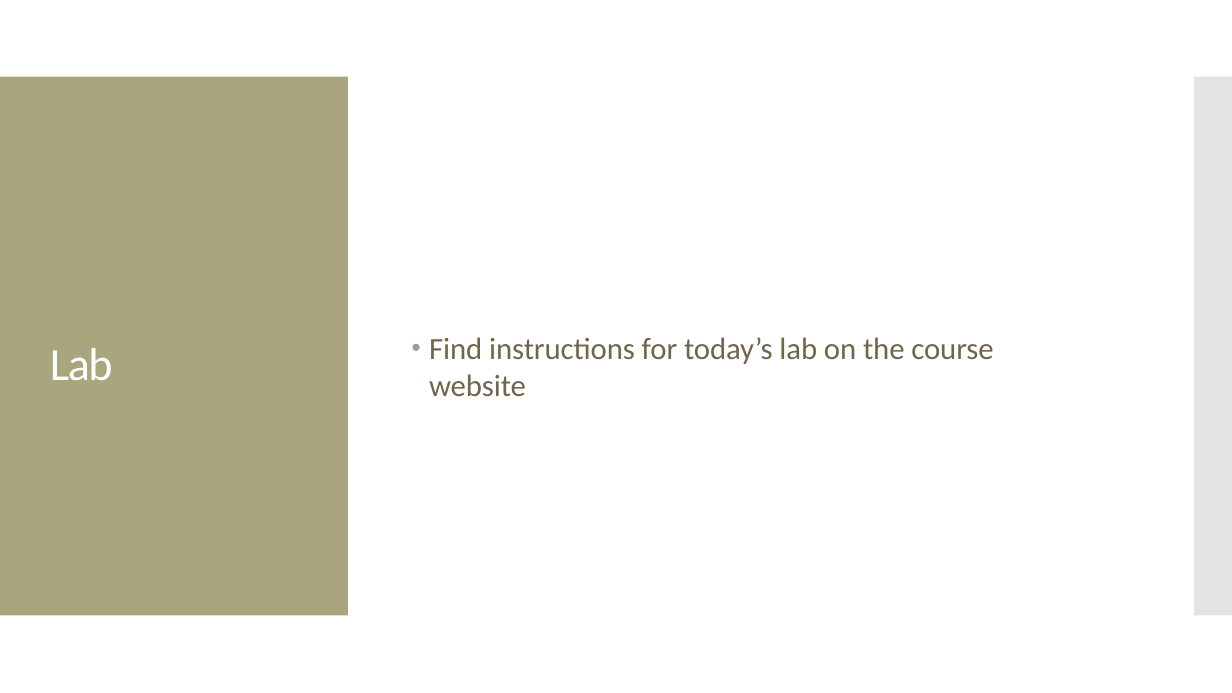
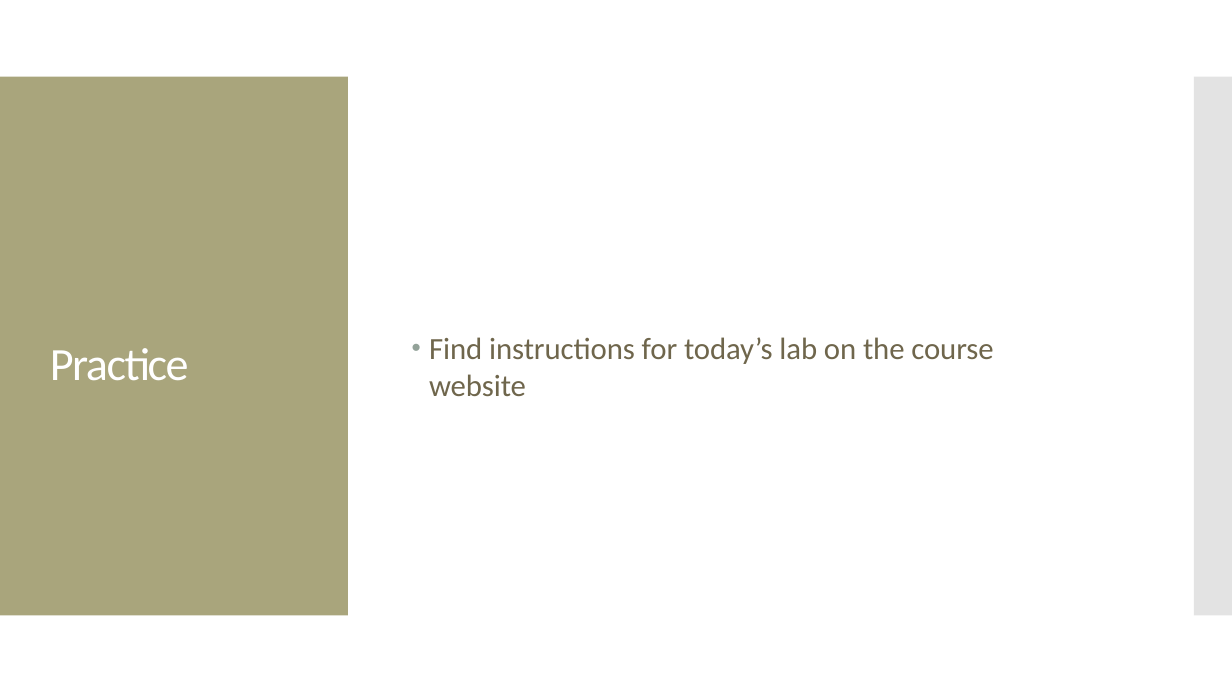
Before and after one commit to amosca01/SDS-CS235, a slide deck: slide 14 of slides/05-coordinated-multiple-views.pptx. Drawn at 1232x693 pixels with LibreOffice and Linux fonts; fonts in the diff are those of the drawing. Boxes give left, top, right and bottom in pixels: in the first picture for what was removed or moved away, otherwise in the second. Text is boxed around its words. In the diff, an @@ line names an element or a change of style, - is before the commit and + after.

Commit message:
demo

```diff
--- a/slides/05-coordinated-multiple-views.pptx
+++ b/slides/05-coordinated-multiple-views.pptx
@@ title at (50, 348, 189, 381): text changed @@
-Lab
+Practice
```
